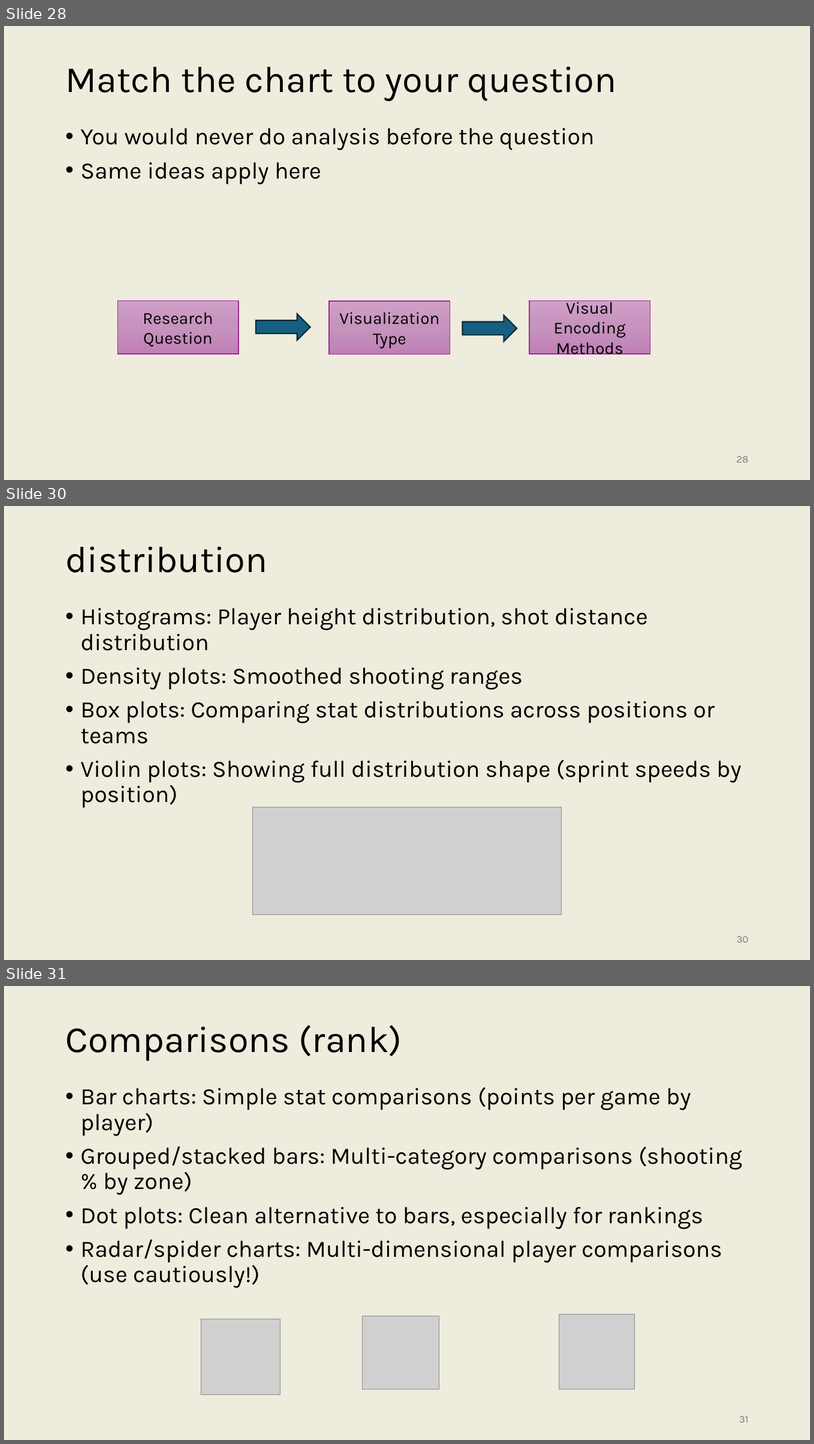
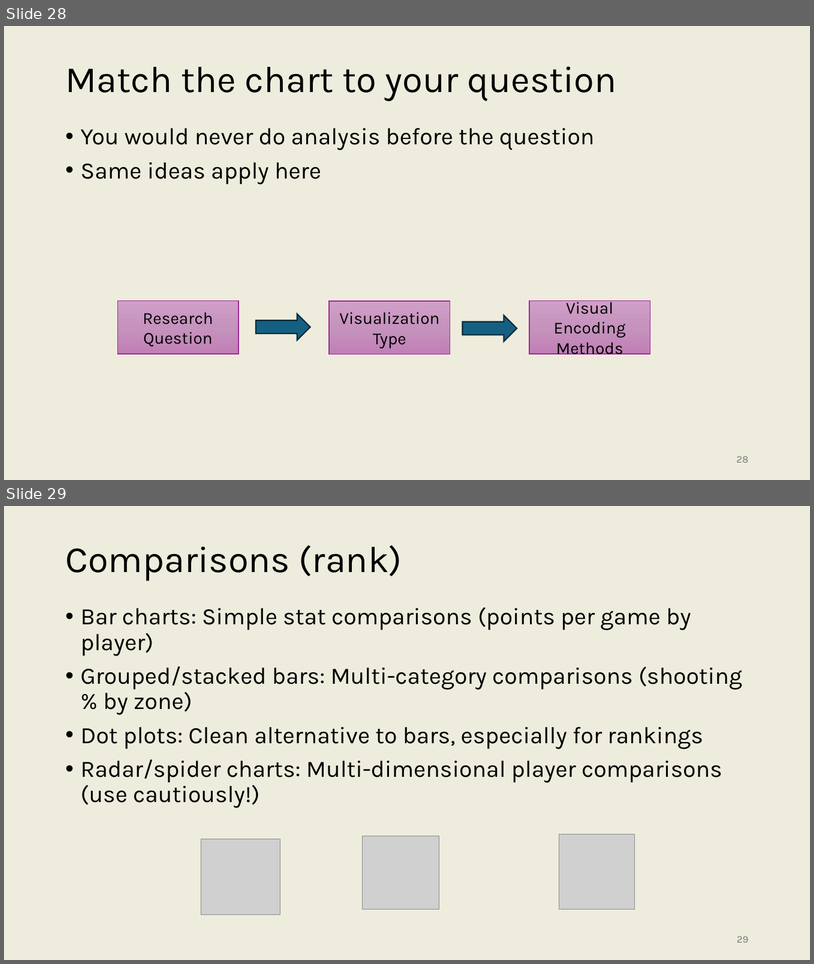
Before and after one commit to onishisaryu/HES-3000-Sports-Data-Analytics, a slide deck: pptx/Lecture7.pptx. Shown one above the other, each under a label of ours: slides 28, 30 and 31 before the commit, slides 28 and 29 after it; the slides between them are not shown. The pictures are 814x1444 and 814x964 pixels, drawn with LibreOffice and Linux fonts; fonts in the diff are those of the drawing; grey boxes stand for pictures. Boxes give left, top, right and bottom in pixels: in the first picture for what was removed or moved away, otherwise in the second. Text is boxed around its words. In the diff, an @@ line names an element or a change of style, - is before the commit and + after.

```diff
--- a/pptx/Lecture7.pptx
+++ b/pptx/Lecture7.pptx
@@ slide 30 removed at <box>4,506,810,960</box>, background #EEECDD @@
@@ title removed at <box>65,546,267,573</box> @@
-distribution
@@ text removed at <box>81,608,741,808</box> @@
-• Histograms: Player height distribution, shot distance distribution
-• Density plots: Smoothed shooting ranges
-• Box plots: Comparing stat distributions across positions or teams
-• Violin plots: Showing full distribution shape (sprint speeds by position)
@@ picture removed at <box>252,807,563,915</box> @@
@@ page number removed at <box>737,936,749,942</box> @@
-30
@@ what was slide 31 is now slide 29 @@
@@ page number at <box>737,936,749,942</box>: text changed @@
-31
+29
```
Also in this commit, not shown: 1 slide changed, 1 slide added, 2 other files.
